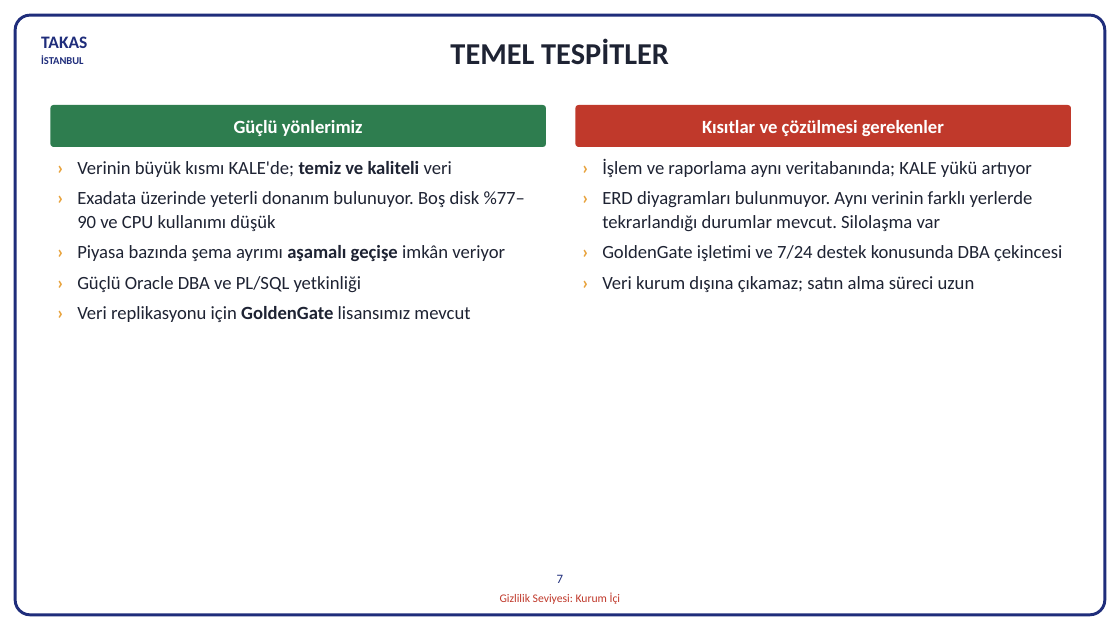
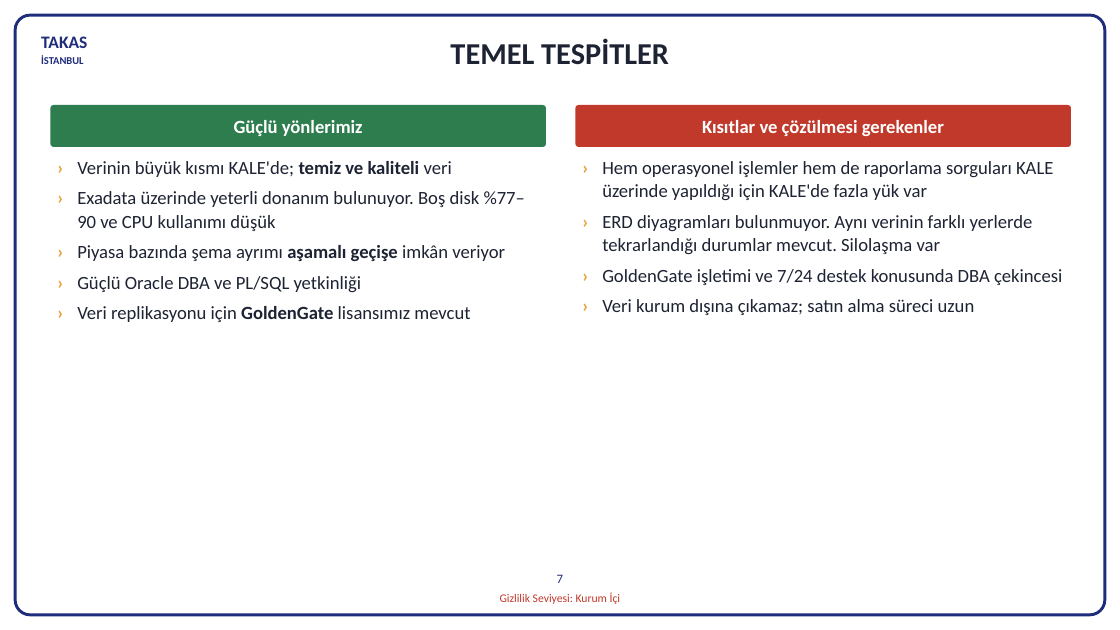
Before and after one commit to hanifidemirel0/Cursor-Projects, a slide deck: slide 7 of outputs/dwh-sunum-kasim-2026/5 - DWHSunum_Kasim2026.pptx. Drawn at 1120x630 pixels with LibreOffice and Linux fonts; fonts in the diff are those of the drawing. Boxes give left, top, right and bottom in pixels: in the first picture for what was removed or moved away, otherwise in the second. Text is boxed around its words. In the diff, an @@ line names an element or a change of style, - is before the commit and + after.

```diff
--- a/outputs/dwh-sunum-kasim-2026/5 - DWHSunum_Kasim2026.pptx
+++ b/outputs/dwh-sunum-kasim-2026/5 - DWHSunum_Kasim2026.pptx
@@ text at [602, 161, 1053, 200]: text changed @@
-› İşlem ve raporlama aynı veritabanında; KALE yükü artıyor
+› Hem operasyonel işlemler hem de raporlama sorguları KALE üzerinde yapıldığı için KALE'de fazla yük var
```
Also in this commit, not shown: 2 other files.
